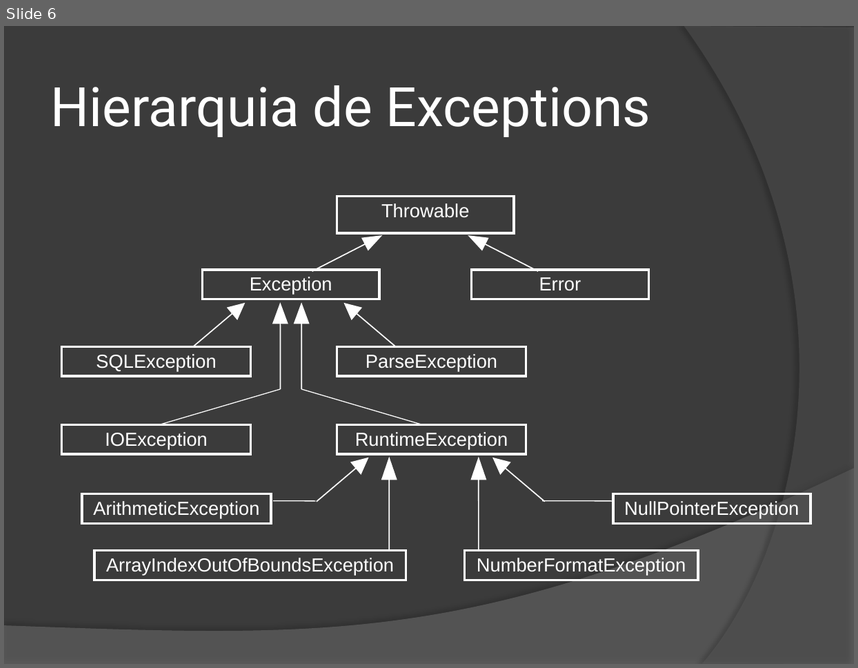
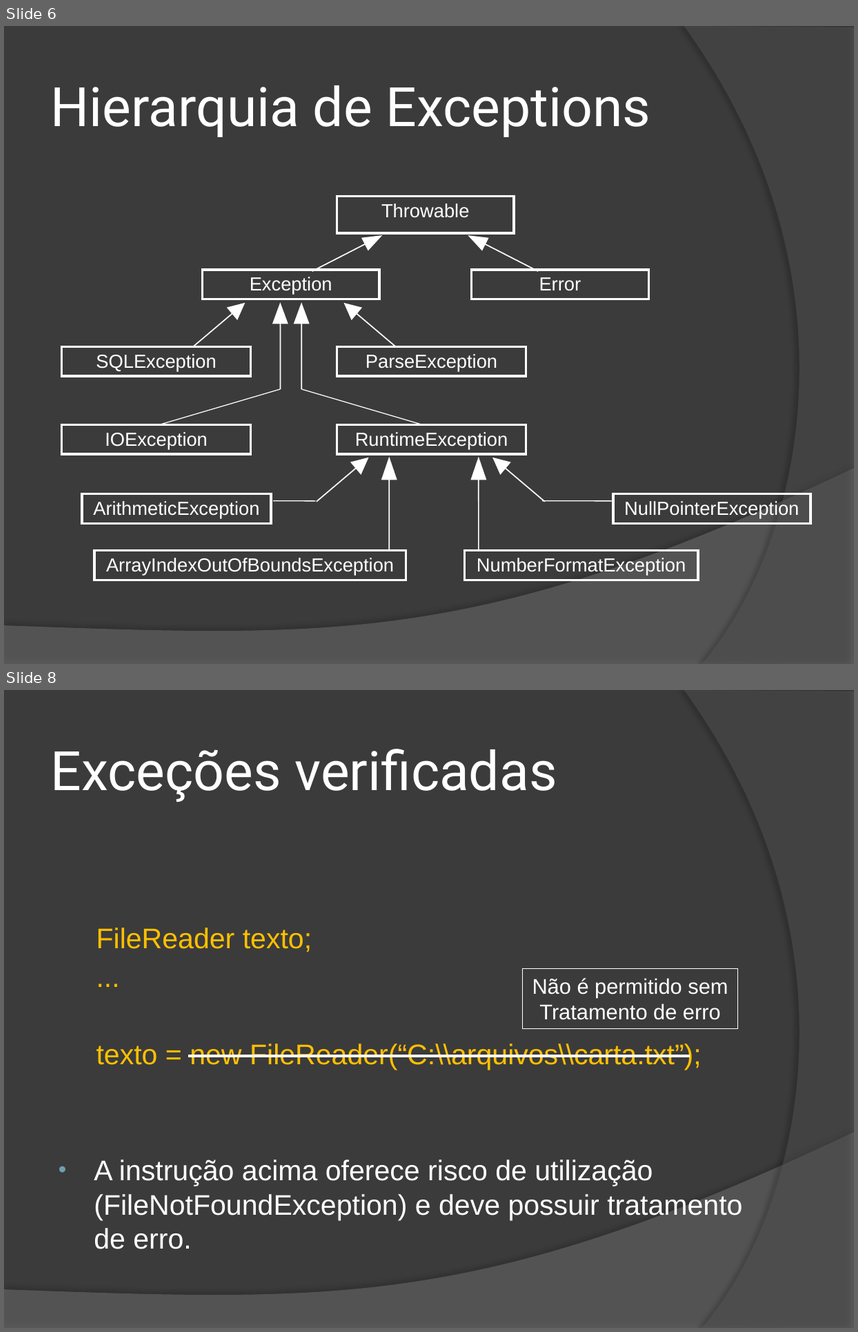
Before and after one commit to duchesqui/slzvieira-training, a slide deck: 2-Java-Programmer-Modulo-II/12.Capitulo06.pptx. Shown one above the other, each under a label of ours: slide 6 before the commit, slides 6 and 8 after it; the slides between them are not shown. The pictures are 858x668 and 858x1332 pixels, drawn with LibreOffice and Linux fonts; fonts in the diff are those of the drawing. Boxes give left, top, right and bottom in pixels: in the first picture for what was removed or moved away, otherwise in the second. Text is boxed around its words. In the diff, an @@ line names an element or a change of style, - is before the commit and + after.

Commit message:
Novos slides de tratamento de exceções.

```diff
--- a/2-Java-Programmer-Modulo-II/12.Capitulo06.pptx
+++ b/2-Java-Programmer-Modulo-II/12.Capitulo06.pptx
@@ slide 8 added at (4, 690, 854, 1328), background #3B3B3B; not listed: 2 template elements that a slide beside it also shows @@
@@ title added at (51, 749, 557, 802), 46 pt, text #FFFFFF @@
+Exceções verificadas
@@ text added at (94, 927, 742, 1249), 24 pt, text #FFFFFF @@
+FileReader texto;
+...
+texto = new FileReader(“C:\\arquivos\\carta.txt”);
+• A instrução acima oferece risco de utilização (FileNotFoundException) e deve possuir tratamento de erro.
@@ rectangle added at (523, 969, 737, 1029), outline #FFFFFF 0.75 pt, 18 pt, text #FFFFFF @@
+Não é permitido sem
+Tratamento de erro
@@ line added from (188, 1056) to (690, 1056), #FFFFFF 2.25 pt @@
```
Also in this commit, not shown: 4 slides changed, 13 other slides added, 1 slide removed.
